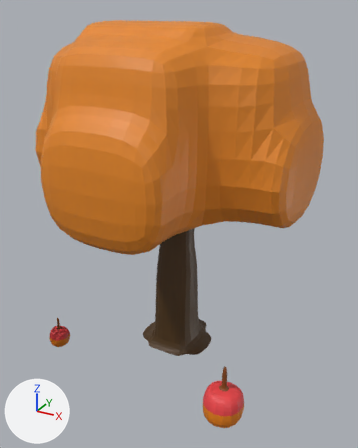
The Blender file Blender/Plants/caramelappletree.blend: old version first, new version second.
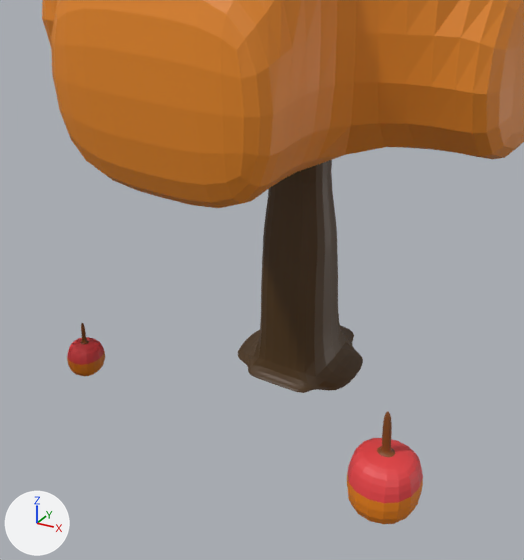
Old and new are each drawn whole from a 50 mm camera at (18.5, -34.0, 28.3) aimed at (0.9, -1.9, 12.2) and again close up on the part from 4% to 84% of the width and 31% to 100% of the height. Lighting does not change. The marker at lower left points along +X, +Y and +Z.
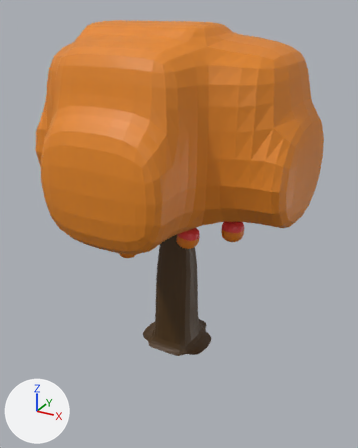
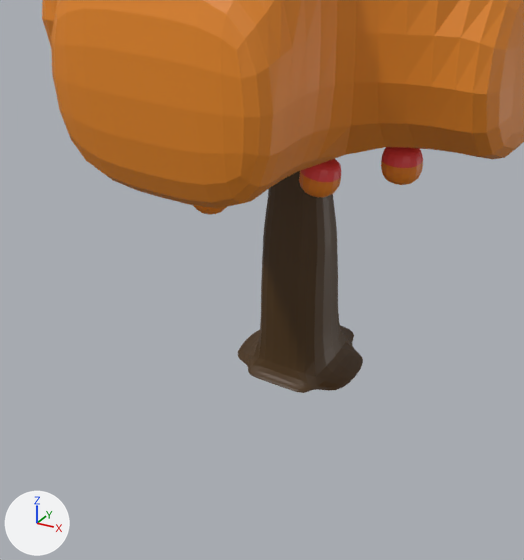
Pixel boxes [x1, y1, x2, y2] of what changed, in the close-ups (524 x 560 px; the box of a moved part takes in the faces that stretch with it):
'Cube', reshaped
    before: [42, 0, 524, 524]
    after: [42, 0, 524, 393]
part 1 of me_cube, moved or reshaped (not visible before)
    after: [381, 147, 423, 185]
part 2 of me_cube, moved or reshaped (not visible afterwards)
    before: [67, 323, 105, 376]
part 3 of me_cube, moved or reshaped (not visible afterwards)
    before: [347, 412, 423, 524]
part 4 of me_cube, added
    after: [193, 205, 227, 215]
part 5 of me_cube, added
    after: [299, 159, 341, 197]

What the commit changed:
me_cube has 230 vertices, 231 faces and spans x -10.7..10.7, y -11.8..8.4, z -0.2..27.4.
me_cube is used by ob_cube; location (0.0, 0.0, 0.0).
me_cube part 1: the loose piece of 24 vertices spanning x -8.7..-6.9, y -8.7..-6.7, z 1.0..4.0 is moved by (13.5, 5.2, 11.0).
me_cube part 2: the loose piece of 24 vertices spanning x -8.7..-6.9, y -8.7..-6.7, z 1.0..4.0 is moved by (-0.3, 8.0, 10.6).
me_cube part 3: the loose piece of 24 vertices spanning x 6.1..9.4, y -9.5..-5.9, z -0.2..5.0 is scaled about its middle by (-0.557, 0.557, 0.557), then moved by (-10.8, 2.8, 10.9).
me_cube part 4: the loose piece of 24 vertices spanning x -8.7..-6.9, y -8.7..-6.7, z 1.0..4.0 is copied, and the copy is multiplied about its middle by the matrix ((0.906, 0.092, 0.412), (-0.118, 0.992, 0.038), (-0.406, -0.083, 0.91)), then moved by (7.8, 0.2, 10.4); it spans x -1.5..0.9, y -8.6..-6.4, z 11.1..14.3.
me_cube part 5: the loose piece of 24 vertices spanning x -8.7..-6.9, y -8.7..-6.7, z 1.0..4.0 is copied, and the copy is multiplied about its middle by the matrix ((0.987, 0.037, 0.154), (-0.04, 0.999, 0.02), (-0.153, -0.026, 0.988)), then moved by (10.8, 3.5, 10.5); it spans x 1.8..3.9, y -5.3..-3.2, z 11.4..14.5.
